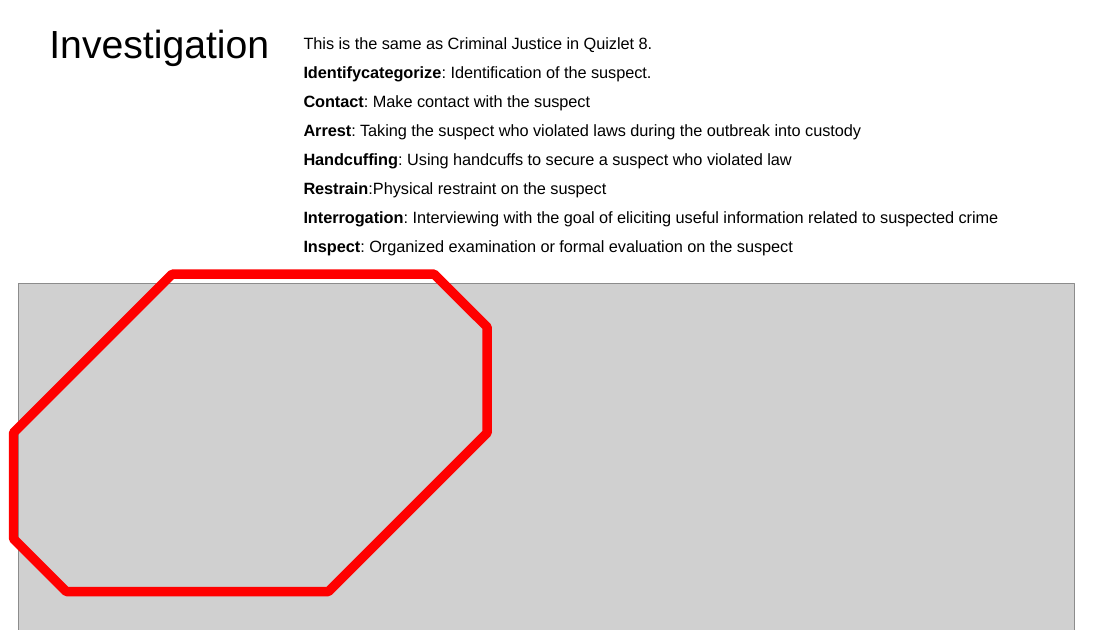
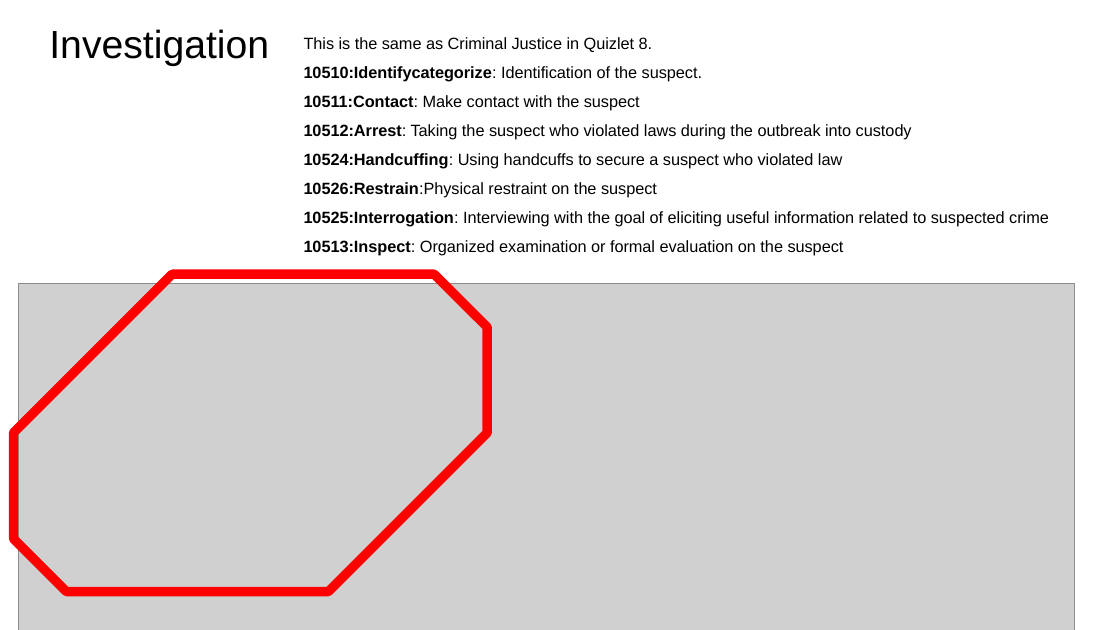
Before and after one commit to RESIN-KAIROS/schemalib, a slide deck: slide 4 of hrf/business_change.pptx. Drawn at 1120x630 pixels with LibreOffice and Linux fonts; fonts in the diff are those of the drawing; grey boxes stand for pictures. Boxes give left, top, right and bottom in pixels: in the first picture for what was removed or moved away, otherwise in the second. Text is boxed around its words. In the diff, an @@ line names an element or a change of style, - is before the commit and + after.

```diff
--- a/hrf/business_change.pptx
+++ b/hrf/business_change.pptx
@@ text at box(304, 66, 1049, 255): text changed @@
-Identifycategorize: Identification of the suspect.
-Contact: Make contact with the suspect
-Arrest: Taking the suspect who violated laws during the outbreak into custody
-Handcuffing: Using handcuffs to secure a suspect who violated law
-Restrain:Physical restraint on the suspect
-Interrogation: Interviewing with the goal of eliciting useful information related to suspected crime
-Inspect: Organized examination or formal evaluation on the suspect
+10510:Identifycategorize: Identification of the suspect.
+10511:Contact: Make contact with the suspect
+10512:Arrest: Taking the suspect who violated laws during the outbreak into custody
+10524:Handcuffing: Using handcuffs to secure a suspect who violated law
+10526:Restrain:Physical restraint on the suspect
+10525:Interrogation: Interviewing with the goal of eliciting useful information related to suspected crime
+10513:Inspect: Organized examination or formal evaluation on the suspect
```
Also in this commit, not shown: 8 other slides changed, 39 other files.
